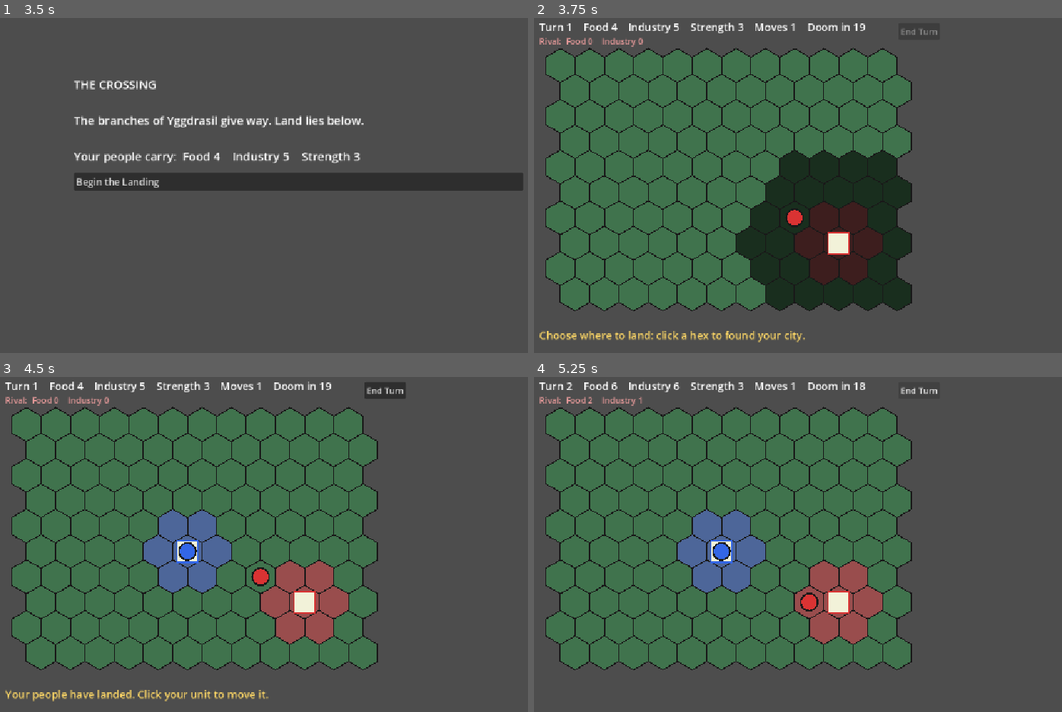
Above: before the commit, frames 1-4 (two rows, left to right).
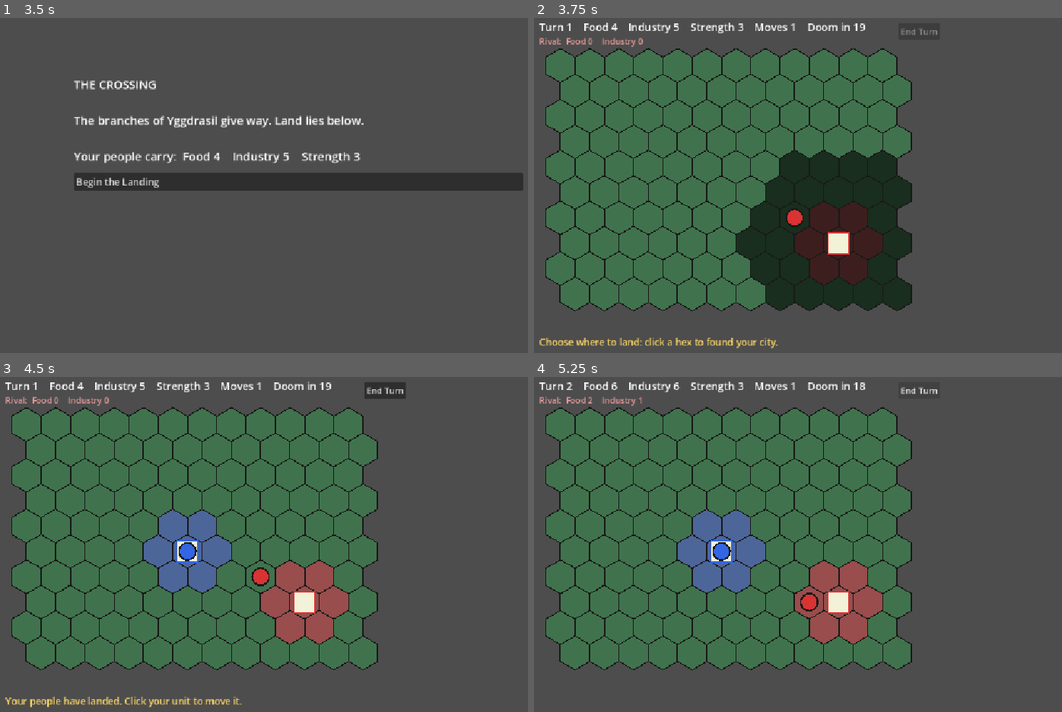
Above: after the commit, the same moments.

Repository: BnanaSkully/after-ragnorok-prototype
Game: Godot game, scene res://main.tscn
Same seed, same stepped clock (60 frames per second), same inputs: the game is played once before the commit and once after it.
Inputs (mouse positions are in pixels of both pictures, inside the frame that each line leads up to):
- Up to frame 1 (3.5 s): tap Enter at 0.5 s; move the mouse to (432, 165) at 0.52 s; click (432, 165) at 0.67 s; click "Save the food stores (Food +3…" at 1.25 s; click "Strip it for tools (Industry …" at 2 s; click "Stand and fight (Strength +1,…" at 2.75 s
- Up to frame 2 (3.75 s): click "Begin the Landing" at 3.5 s
- Up to frame 3 (4.5 s): tap Space at 4.25 s; move the mouse to (179, 561) at 4.27 s; click (179, 561) at 4.42 s
- Up to frame 4 (5.25 s): click "End Turn" at 5 s

Frame 1 is identical in both runs. In frame 2, 1.2% of the frame differs, in the area x 1-52%, y 93-99%; in frame 3, 1.2%; in frame 4, nothing differs.

Commit message:
Add Sköll: Phase 2 boss who hunts the survivors' cities
Warnings start on turn 10; on turn 14 Sköll appears at the map edge
and walks one hex a turn toward the nearest city. A city defends with
its unit's Strength (if home) plus 1 per 5 Industry stored. If he wins
the city falls (the player's falling ends the game); if he loses he is
driven back to the map edge. He can't be killed. Units in his path are
attacked, and the player can attack him (Strength vs 12).

Surviving to turn 20 now shows a 'Phase 3 begins' screen as a
placeholder for the chaos phase. Messages can now show several lines.
CLAUDE.md records the three-phase structure and parked ideas.

Co-Authored-By: Claude Opus 5.5 <noreply@anthropic.com>
Claude-Session: https://claude.ai/code/session_01Kpeg7E5nkYcPnqopYPPAon

Diff:
--- a/main.gd
+++ b/main.gd
@@ -4,7 +4,11 @@
 const COLS := 12
 const ROWS := 10
 const OFFSET := Vector2(60, 100)
-const DOOM_TURN := 20 # the turn the Doom arrives and the game ends
+const DOOM_TURN := 20 # survive until this turn and Phase 3 (chaos) begins
+const SKOLL_WARNING_TURN := 10 # howling warnings start on this turn
+const SKOLL_TURN := 14 # Sköll arrives on this turn
+const SKOLL_STRENGTH := 12
+const INDUSTRY_PER_DEFENCE := 5 # every 5 stored Industry adds 1 to a city's defence
 const NO_CELL := Vector2i(-1, -1)
 const MIN_LANDING_DISTANCE := 4 # how many hexes away from the rival's city you must land
 const Crossing := preload("res://crossing_events.gd") # the Crossing's events live in this file
@@ -28,8 +32,14 @@
 var unit_selected := false
 var turn := 1
 var game_over := false
+var end_title := "" # big text on the end screen
+var end_detail := "" # smaller text under it (can have several lines)
 var end_turn_button: Button
-var message := "" # shown at the bottom of the screen, e.g. combat results
+var messages: Array[String] = [] # shown at the bottom of the screen, e.g. combat results
+
+# Sköll, the wolf who swallowed the sun. He can't be killed, only driven back.
+var skoll_active := false
+var skoll_pos := NO_CELL
 
 func _ready() -> void:
 	end_turn_button = Button.new()
@@ -67,7 +77,7 @@
 	player.industry = Crossing.START_INDUSTRY
 	end_turn_button.visible = false
 	crossing_panel.visible = true
-	message = ""
+	messages.clear()
 	show_crossing_step()
 
 func show_crossing_step() -> void:
@@ -117,7 +127,7 @@
 	player.unit_pos = NO_CELL
 	player.unit_alive = false
 	end_turn_button.disabled = true
-	message = "Choose where to land: click a hex to found your city."
+	messages = ["Choose where to land: click a hex to found your city."]
 	queue_redraw()
 
 func can_land_at(cell: Vector2i) -> bool:
@@ -132,28 +142,44 @@
 	phase = Phase.PLAYING
 	hover_cell = NO_CELL
 	end_turn_button.disabled = false
-	message = "Your people have landed. Click your unit to move it."
+	messages = ["Your people have landed. Click your unit to move it."]
 	queue_redraw()
 
 func end_turn() -> void:
 	if game_over or phase != Phase.PLAYING:
 		return
-	message = ""
+	messages.clear()
 	rival_take_turn()
 	turn += 1
+	skoll_take_turn()
+	if game_over: # Sköll may have destroyed the player's city
+		return
 	for f in factions:
+		if f.city_pos == NO_CELL:
+			continue # this faction's city has fallen; it's out of the game
 		f.food += 2
 		f.industry += 1
 		f.unit_moves = 1
 		# A destroyed unit returns at its city, as long as the city hex is free.
-		if not f.unit_alive and f.city_pos != NO_CELL and not unit_at(f.city_pos):
+		if not f.unit_alive and not is_blocked(f.city_pos):
 			f.unit_alive = true
 			f.unit_pos = f.city_pos
 	unit_selected = false
 	if turn >= DOOM_TURN:
-		game_over = true
-		end_turn_button.disabled = true
+		end_game("You survived until the Doom",
+			"Sköll howls, and chaos pours out of the void.\nPHASE 3 BEGINS: chaos factions rise and rogues join Sköll.\n(Phase 3 is not built yet.)")
 	queue_redraw()
+
+func end_game(title: String, detail: String) -> void:
+	game_over = true
+	end_turn_button.disabled = true
+	unit_selected = false
+	end_title = title
+	end_detail = detail
+	queue_redraw()
+
+func add_message(text: String) -> void:
+	messages.append(text)
 
 # Placeholder rival behaviour: attack the player's unit if it's next door,
 # otherwise step to a random free neighbouring hex.
@@ -164,36 +190,177 @@
 		resolve_combat(rival, player)
 		return
 	var options: Array[Vector2i] = []
-	for row in ROWS:
-		for col in COLS:
-			var c := Vector2i(col, row)
-			if is_neighbour(rival.unit_pos, c) and not unit_at(c):
-				options.append(c)
+	for c in neighbours(rival.unit_pos):
+		if not is_blocked(c):
+			options.append(c)
 	if not options.is_empty():
 		rival.unit_pos = options.pick_random()
 
-# Auto-resolve: the attacker wins with chance attacker / (attacker + defender).
-# The loser's unit is destroyed; a winning attacker moves into the hex.
+# --- Combat -----------------------------------------------------------------
+# Every fight uses the same rule: the attacker wins with chance
+# attack / (attack + defence). A defence of 0 means the attacker always wins.
+func win_chance(attack: int, defence: int) -> float:
+	if defence <= 0:
+		return 1.0
+	return float(attack) / (attack + defence)
+
+func odds_text(chance: float) -> String:
+	return "%d%% chance" % roundi(chance * 100)
+
+# Unit against unit. The loser's unit is destroyed; a winning attacker moves into the hex.
 func resolve_combat(attacker: Faction, defender: Faction) -> void:
-	var chance := float(attacker.strength) / (attacker.strength + defender.strength)
+	var chance := win_chance(attacker.strength, defender.strength)
 	var target := defender.unit_pos
-	var odds := "%d%% chance" % roundi(chance * 100)
 	if randf() < chance:
 		defender.unit_alive = false
 		defender.unit_pos = NO_CELL
 		attacker.unit_pos = target
-		message = "%s attacked %s and won (%s)." % [attacker.name, defender.name, odds]
+		add_message("%s attacked %s and won (%s)." % [attacker.name, defender.name, odds_text(chance)])
 	else:
 		attacker.unit_alive = false
 		attacker.unit_pos = NO_CELL
-		message = "%s attacked %s and lost (%s)." % [attacker.name, defender.name, odds]
-
+		add_message("%s attacked %s and lost (%s)." % [attacker.name, defender.name, odds_text(chance)])
+
+# --- Sköll --------------------------------------------------------------------
+# Warns from SKOLL_WARNING_TURN, arrives at the map edge on SKOLL_TURN, then
+# walks one hex a turn toward the nearest city and attacks it.
+func skoll_take_turn() -> void:
+	if turn < SKOLL_WARNING_TURN:
+		return
+	if turn < SKOLL_TURN:
+		var left := SKOLL_TURN - turn
+		add_message("Howling in the void... Sköll arrives %s." % ("next turn" if left == 1 else "in %d turns" % left))
+		return
+	if not skoll_active:
+		skoll_active = true
+		skoll_pos = random_edge_cell()
+		add_message("Sköll, the wolf who swallowed the sun, has followed you through the void!")
+		return
+	var target := nearest_city_to(skoll_pos)
+	if target == null:
+		return
+	if is_neighbour(skoll_pos, target.city_pos):
+		skoll_attacks_city(target)
+		return
+	# Step to the neighbouring hex that gets closest to the target city.
+	var best := NO_CELL
+	var best_d := 999
+	for c in neighbours(skoll_pos):
+		if is_city(c):
+			continue
+		var d := hex_distance(c, target.city_pos)
+		if d < best_d:
+			best_d = d
+			best = c
+	if best == NO_CELL:
+		return
+	var in_the_way := unit_at(best)
+	if in_the_way:
+		skoll_attacks_unit(in_the_way)
+	else:
+		skoll_pos = best
+
+# A city's defence: its unit's Strength if the unit is standing in it,
+# plus 1 for every INDUSTRY_PER_DEFENCE Industry stored.
+func city_defence(f: Faction) -> int:
+	var defence := f.industry / INDUSTRY_PER_DEFENCE
+	if f.unit_alive and f.unit_pos == f.city_pos:
+		defence += f.strength
+	return defence
+
+func skoll_attacks_city(f: Faction) -> void:
+	var defence := city_defence(f)
+	var chance := win_chance(SKOLL_STRENGTH, defence)
+	if randf() < chance:
+		add_message("Sköll attacked %s's city (defence %d) and destroyed it (%s)." % [f.name, defence, odds_text(chance)])
+		skoll_pos = f.city_pos
+		f.city_pos = NO_CELL
+		f.unit_alive = false
+		f.unit_pos = NO_CELL
+		if f == player:
+			end_game("Your city has fallen", "Sköll devoured your people on turn %d." % turn)
+	else:
+		add_message("%s's city (defence %d) drove Sköll back! (He had a %s.)" % [f.name, defence, odds_text(chance)])
+		drive_skoll_back()
+
+func skoll_attacks_unit(f: Faction) -> void:
+	var chance := win_chance(SKOLL_STRENGTH, f.strength)
+	if randf() < chance:
+		add_message("Sköll attacked %s's unit and destroyed it (%s)." % [f.name, odds_text(chance)])
+		skoll_pos = f.unit_pos
+		f.unit_alive = false
+		f.unit_pos = NO_CELL
+	else:
+		add_message("%s's unit drove Sköll back! (He had a %s.)" % [f.name, odds_text(chance)])
+		drive_skoll_back()
+
+func player_attacks_skoll() -> void:
+	var chance := win_chance(player.strength, SKOLL_STRENGTH)
+	if randf() < chance:
+		add_message("You drove Sköll back (%s)!" % odds_text(chance))
+		drive_skoll_back()
+	else:
+		add_message("You attacked Sköll and your unit was destroyed (%s)." % odds_text(chance))
+		player.unit_alive = false
+		player.unit_pos = NO_CELL
+
+# Sköll can't be killed: losing a fight sends him back to the edge of the map.
+func drive_skoll_back() -> void:
+	skoll_pos = random_edge_cell()
+
+# A free hex on the edge of the map, at least 3 hexes from every city.
+func random_edge_cell() -> Vector2i:
+	var options: Array[Vector2i] = []
+	for row in ROWS:
+		for col in COLS:
+			var c := Vector2i(col, row)
+			if col != 0 and col != COLS - 1 and row != 0 and row != ROWS - 1:
+				continue
+			if is_blocked(c) or is_city(c):
+				continue
+			var far_enough := true
+			for f in factions:
+				if f.city_pos != NO_CELL and hex_distance(c, f.city_pos) < 3:
+					far_enough = false
+			if far_enough:
+				options.append(c)
+	return options.pick_random() if not options.is_empty() else Vector2i(0, 0)
+
+func nearest_city_to(cell: Vector2i) -> Faction:
+	var best: Faction = null
+	var best_d := 999
+	for f in factions:
+		if f.city_pos != NO_CELL and hex_distance(cell, f.city_pos) < best_d:
+			best_d = hex_distance(cell, f.city_pos)
+			best = f
+	return best
+
+# --- Map helpers ----------------------------------------------------------------
 # Returns the faction whose living unit stands on this hex, or null if it's empty.
 func unit_at(cell: Vector2i) -> Faction:
 	for f in factions:
 		if f.unit_alive and f.unit_pos == cell:
 			return f
 	return null
+
+# True if a unit or Sköll is standing on this hex.
+func is_blocked(cell: Vector2i) -> bool:
+	return unit_at(cell) != null or (skoll_active and cell == skoll_pos)
+
+func is_city(cell: Vector2i) -> bool:
+	for f in factions:
+		if f.city_pos == cell:
+			return true
+	return false
+
+func neighbours(cell: Vector2i) -> Array[Vector2i]:
+	var result: Array[Vector2i] = []
+	for row in ROWS:
+		for col in COLS:
+			var c := Vector2i(col, row)
+			if is_neighbour(cell, c):
+				result.append(c)
+	return result
 
 func in_bounds(cell: Vector2i) -> bool:
 	return cell.x >= 0 and cell.x < COLS and cell.y >= 0 and cell.y < ROWS
@@ -255,10 +422,10 @@
 					fill = Color(0.9, 0.75, 0.3)
 			if unit_selected and is_neighbour(player.unit_pos, c):
 				var other := unit_at(c)
-				if not other:
-					fill = Color(0.9, 0.75, 0.3)
-				elif other != player:
-					fill = Color(0.95, 0.45, 0.2)
+				if (skoll_active and c == skoll_pos) or (other and other != player):
+					fill = Color(0.95, 0.45, 0.2) # something to attack
+				elif not other:
+					fill = Color(0.9, 0.75, 0.3) # free to move
 			draw_colored_polygon(pts, fill)
 			pts.append(pts[0])
 			draw_polyline(pts, Color(0.1, 0.1, 0.1), 2.0)
@@ -278,20 +445,38 @@
 		draw_circle(hex_center(f.unit_pos), HEX_SIZE * 0.55, ring)
 		draw_circle(hex_center(f.unit_pos), HEX_SIZE * 0.45, f.unit_color)
 
+	# Sköll: a big black circle with fire inside and the swallowed sun at its heart.
+	if skoll_active:
+		var sc := hex_center(skoll_pos)
+		draw_circle(sc, HEX_SIZE * 0.75, Color(0.05, 0.05, 0.05))
+		draw_circle(sc, HEX_SIZE * 0.6, Color(0.95, 0.4, 0.05))
+		draw_circle(sc, HEX_SIZE * 0.28, Color(1.0, 0.9, 0.3))
+
 	var font := ThemeDB.fallback_font
 	var info := "Turn %d    Food %d    Industry %d    Strength %d    Moves %d    Doom in %d" % [turn, player.food, player.industry, player.strength, player.unit_moves, DOOM_TURN - turn]
 	draw_string(font, Vector2(20, 35), info, HORIZONTAL_ALIGNMENT_LEFT, -1, 20)
 	var rival_info := "Rival:  Food %d    Industry %d" % [rival.food, rival.industry]
+	if rival.city_pos == NO_CELL:
+		rival_info = "Rival:  city destroyed"
 	draw_string(font, Vector2(20, 60), rival_info, HORIZONTAL_ALIGNMENT_LEFT, -1, 16, Color(0.9, 0.6, 0.6))
-	if message != "":
-		draw_string(font, Vector2(20, get_viewport_rect().size.y - 30), message, HORIZONTAL_ALIGNMENT_LEFT, -1, 20, Color(1, 0.85, 0.4))
+	if skoll_active and player.city_pos != NO_CELL:
+		var skoll_info := "Sköll is %d hexes from your city    Your city's defence: %d" % [hex_distance(skoll_pos, player.city_pos), city_defence(player)]
+		draw_string(font, Vector2(260, 60), skoll_info, HORIZONTAL_ALIGNMENT_LEFT, -1, 16, Color(1.0, 0.6, 0.2))
+
+	# Messages, newest at the bottom.
+	var screen := get_viewport_rect().size
+	for i in messages.size():
+		var y := screen.y - 18 - (messages.size() - 1 - i) * 22
+		draw_string(font, Vector2(20, y), messages[i], HORIZONTAL_ALIGNMENT_LEFT, -1, 18, Color(1, 0.85, 0.4))
 
 	if game_over:
-		var screen := get_viewport_rect().size
-		draw_rect(Rect2(Vector2.ZERO, screen), Color(0, 0, 0, 0.75))
-		draw_string(font, Vector2(0, screen.y / 2 - 20), "The Doom has come", HORIZONTAL_ALIGNMENT_CENTER, screen.x, 40, Color(0.9, 0.2, 0.2))
-		var totals := "You survived %d turns.    Food %d    Industry %d" % [turn, player.food, player.industry]
-		draw_string(font, Vector2(0, screen.y / 2 + 30), totals, HORIZONTAL_ALIGNMENT_CENTER, screen.x, 20)
+		draw_rect(Rect2(Vector2.ZERO, screen), Color(0, 0, 0, 0.8))
+		draw_string(font, Vector2(0, screen.y / 2 - 60), end_title, HORIZONTAL_ALIGNMENT_CENTER, screen.x, 40, Color(0.95, 0.45, 0.15))
+		var lines := end_detail.split("\n")
+		for i in lines.size():
+			draw_string(font, Vector2(0, screen.y / 2 - 10 + i * 30), lines[i], HORIZONTAL_ALIGNMENT_CENTER, screen.x, 20)
+		var totals := "Turn %d    Food %d    Industry %d    Strength %d" % [turn, player.food, player.industry, player.strength]
+		draw_string(font, Vector2(0, screen.y / 2 + 10 + lines.size() * 30), totals, HORIZONTAL_ALIGNMENT_CENTER, screen.x, 18, Color(0.7, 0.7, 0.7))
 
 func _unhandled_input(event: InputEvent) -> void:
 	if game_over or phase == Phase.CROSSING:
@@ -310,8 +495,11 @@
 		if player.unit_alive and cell == player.unit_pos and player.unit_moves > 0:
 			unit_selected = not unit_selected
 		elif unit_selected and is_neighbour(player.unit_pos, cell):
+			messages.clear()
 			var other := unit_at(cell)
-			if other and other != player:
+			if skoll_active and cell == skoll_pos:
+				player_attacks_skoll()
+			elif other and other != player:
 				resolve_combat(player, other) # moving into an enemy = attack
 			else:
 				player.unit_pos = cell
Not shown, changed: CLAUDE.md
